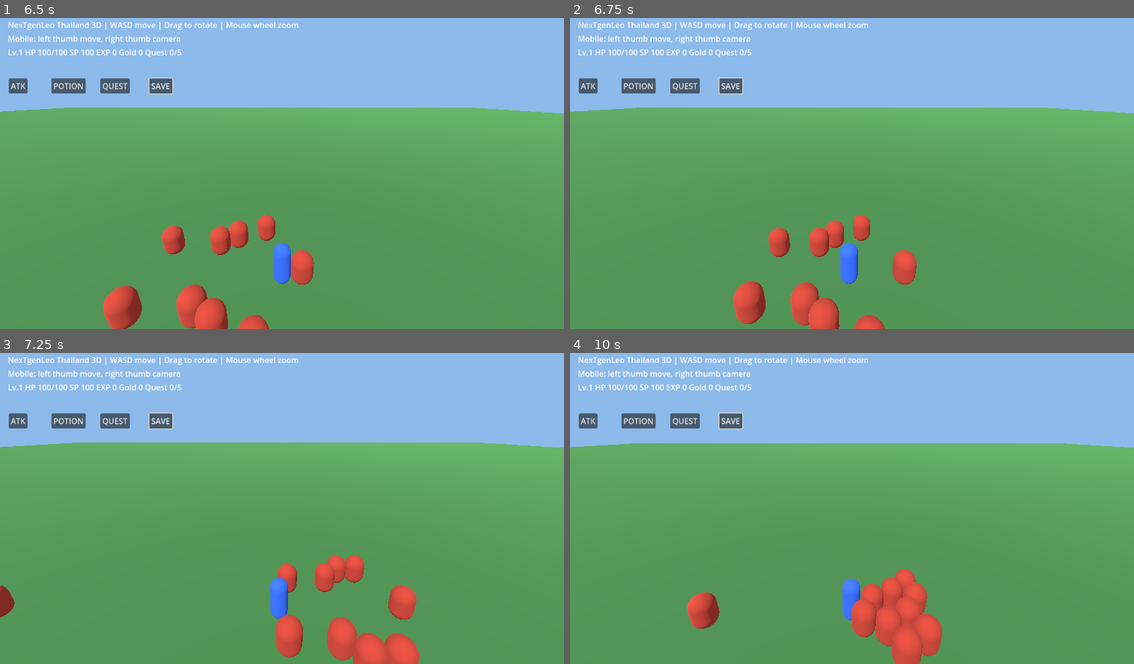
Above: before the commit, frames 1-4 (two rows, left to right).
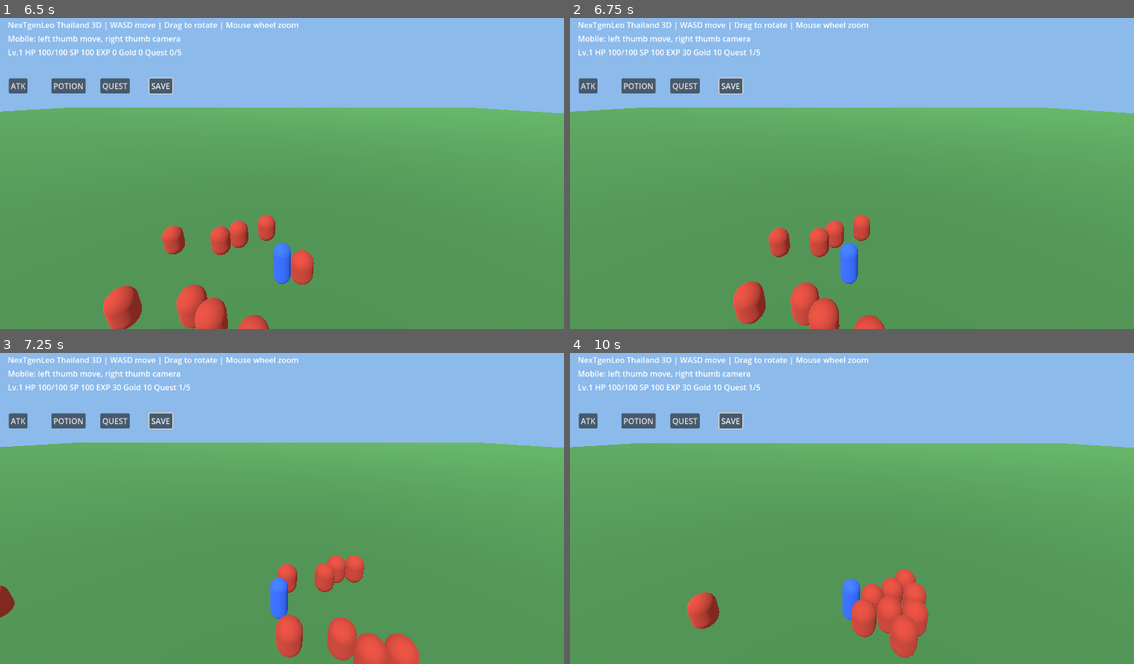
Above: after the commit, the same moments.

Repository: redfullmoon209-debug/NexTgenLeo
Game: Godot game, scene res://scenes/main.tscn
The game is run twice, just before and just after one commit, with the same random seed, the same clock (stepped at 60 frames per second) and the same inputs.
Inputs (mouse positions are in pixels of both pictures, inside the frame that each line leads up to):
- Up to frame 1 (6.5 s): move the mouse to (406, 154) at 0.52 s; hold D (move_right) 0.53-1.25 s; hold J (attack, bound only after the commit) 0.53-1.25 s; click (406, 154) at 0.67 s; tap Space (jump, bound only after the commit) at 0.77, 1.07 s; tap H (potion, bound only after the commit) at 0.8, 5.3 s; drag from (169, 185) to (253, 232) at 1.27 s; click "ATK" at 2 s; click "POTION" at 2.75 s; click "QUEST" at 3.5 s; click "SAVE" at 4.25 s; move the mouse to (338, 101) at 5.02 s; hold D (move_right) 5.03-5.75 s; hold J (attack, bound only after the commit) 5.03-5.75 s; drag from (253, 232) to (112, 123) at 5.77 s
- Up to frame 2 (6.75 s): move the mouse to (1021, 217) at 6.52 s; hold A (move_left) from 6.53 s (still down); hold J (attack, bound only after the commit) from 6.53 s (still down)
- Up to frame 3 (7.25 s): keep holding A (move_left); keep holding J (attack, bound only after the commit); tap H (potion, bound only after the commit) at 6.8 s
- Up to frame 4 (10 s): release A (move_left) at 7.25 s; release J (attack, bound only after the commit) at 7.25 s; drag from (682, 458) to (767, 427) at 7.27 s; move the mouse to (880, 505) at 8.02 s; hold S (move_back) 8.03-8.75 s; hold J (attack, bound only after the commit) 8.03-8.75 s; click (880, 505) at 8.17 s; tap H (potion, bound only after the commit) at 8.3, 9.8 s; drag from (767, 427) to (739, 520) at 8.77 s; move the mouse to (976, 489) at 9.52 s; hold W (move_forward) from 9.53 s (still down); hold J (attack, bound only after the commit) from 9.53 s (still down)

Frame 1 is identical in both runs. In frame 2, 0.5% of the frame differs, in the area x 19-62%, y 9-86%; in frame 3, 0.6%; in frame 4, 1.3%, in the area x 19-66%, y 9-100%.

Commit message:
Add keyboard jump and combat shortcuts plus save on exit

Diff:
--- a/godot/scripts/main.gd
+++ b/godot/scripts/main.gd
@@ -25,7 +25,7 @@
     _spawn_mobs()
 
 func _setup_input() -> void:
-    for item in [{"action":"move_forward","key":KEY_W},{"action":"move_back","key":KEY_S},{"action":"move_left","key":KEY_A},{"action":"move_right","key":KEY_D}]:
+    for item in [{"action":"move_forward","key":KEY_W},{"action":"move_back","key":KEY_S},{"action":"move_left","key":KEY_A},{"action":"move_right","key":KEY_D},{"action":"jump","key":KEY_SPACE},{"action":"attack","key":KEY_J},{"action":"potion","key":KEY_H}]:
         if not InputMap.has_action(item.action):
             InputMap.add_action(item.action)
         var key := InputEventKey.new()
@@ -143,6 +143,8 @@
     var direction := (right * axis.x + forward * axis.y).normalized()
     player.velocity.x = direction.x * SPEED
     player.velocity.z = direction.z * SPEED
+    if Input.is_action_just_pressed("jump") and player.is_on_floor():
+        player.velocity.y = 7.5
     if not player.is_on_floor():
         player.velocity.y -= 20.0 * delta
     else:
@@ -152,6 +154,10 @@
         player.rotation.y = lerp_angle(player.rotation.y, atan2(-direction.x, -direction.z), min(delta * 12.0, 1.0))
 
 func _input(event: InputEvent) -> void:
+    if event.is_action_pressed("attack"):
+        _attack()
+    if event.is_action_pressed("potion"):
+        _potion()
     if event is InputEventMouseMotion and Input.is_mouse_button_pressed(MOUSE_BUTTON_RIGHT):
         _rotate_camera(event.relative)
     elif event is InputEventMouseButton and event.pressed:
@@ -235,3 +241,7 @@
 func _save() -> void:
     state.player_position = player.global_position
     state.save_game()
+
+func _notification(what: int) -> void:
+    if what == NOTIFICATION_WM_CLOSE_REQUEST and is_instance_valid(player):
+        _save()
